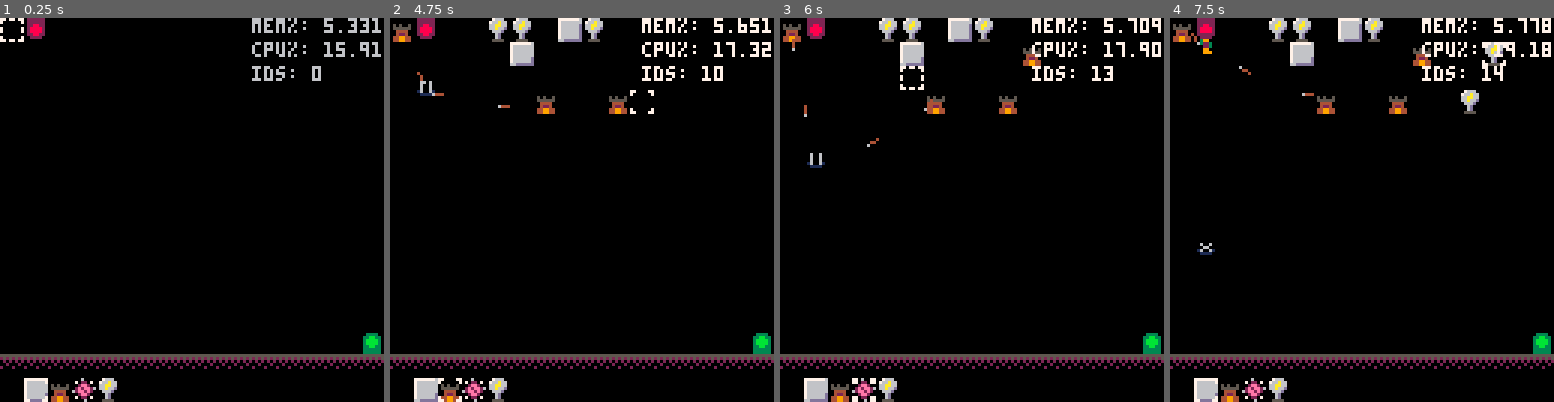
Above: before the commit, frames 1-4 (left to right).
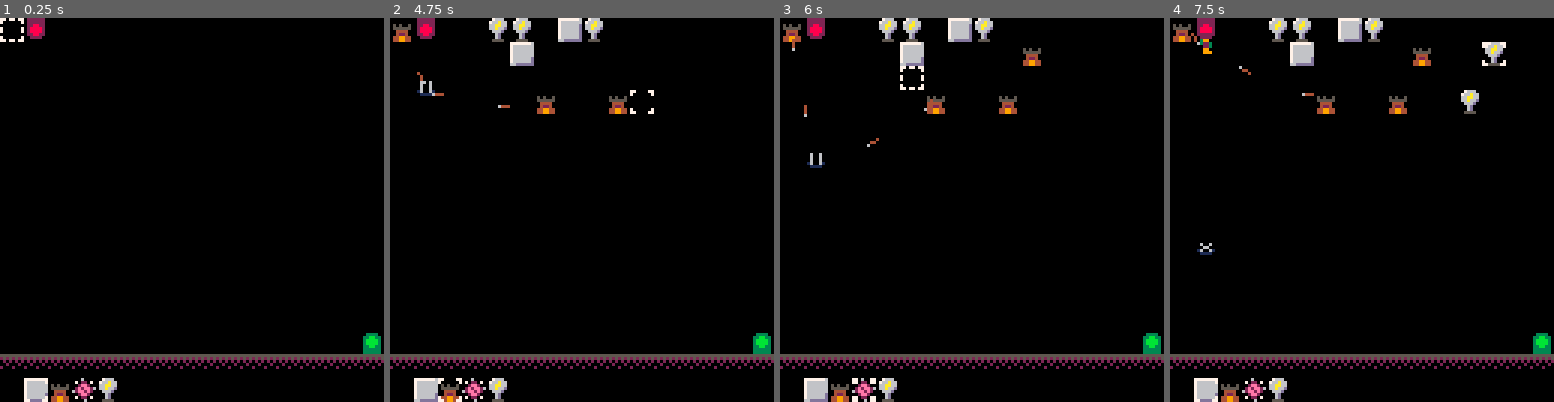
Above: after the commit, the same moments.

Repository: ClaytonKnittel/pico8-test
Game: PICO-8 cartridge clatt.p8
Two runs of this game, one before a commit and one after it. Both use one fixed random seed, a clock stepped at 60 frames per second and the inputs below.
Inputs:
- Up to frame 1 (0.25 s): no input
- Up to frame 2 (4.75 s): tap X (X key) at 0.33, 1.07, 1.85, 2.97, 4.08 s; tap O (Z key) at 0.7, 1.7, 2.1, 2.5, 2.9, 3.3, 3.7, 4.1, 4.5 s; hold Right 1.6-2.1 s; hold Up 2.15-2.42 s; hold Right 2.47-3.03 s; hold Left 3.08-3.58 s; hold Down 3.63-3.97 s; hold Right 4.02-4.68 s; hold Up from 4.73 s (still down)
- Up to frame 3 (6 s): tap O (Z key) at 4.9, 5.3, 5.7 s; release Up at 5.03 s; hold Left 5.08-5.68 s; tap X (X key) at 5.2 s; hold Down from 5.73 s (still down)
- Up to frame 4 (7.5 s): release Down at 6.03 s; hold Right 6.08-6.58 s; tap O (Z key) every 0.4 s from 6.1 to 7.3 s; tap X (X key) at 6.32, 7.43 s; hold Right 6.63-7.13 s; hold Up 7.18-7.45 s

The runs differ from the first frame. In frame 1, 1.2% of the frame differs, in the area x 65-100%, y 0-17%; in frame 2, 1.3%; in frame 3, 1.3%; in frame 4, 1.3%.

Commit message:
Switch to new theme after playing main theme once (#19)
* new theme

* more idle music

Diff:
--- a/clatt.p8
+++ b/clatt.p8
@@ -2,7 +2,7 @@
 version 43
 __lua__
 
-DEBUG = true
+DEBUG = false
 DEBUG_DISPLAY_DIR_MAP = false
 
 LEFT = 0
Not shown, changed: the music (__music__) section of clatt.p8
Not shown, changed: the sound effects (__sfx__) section of clatt.p8
